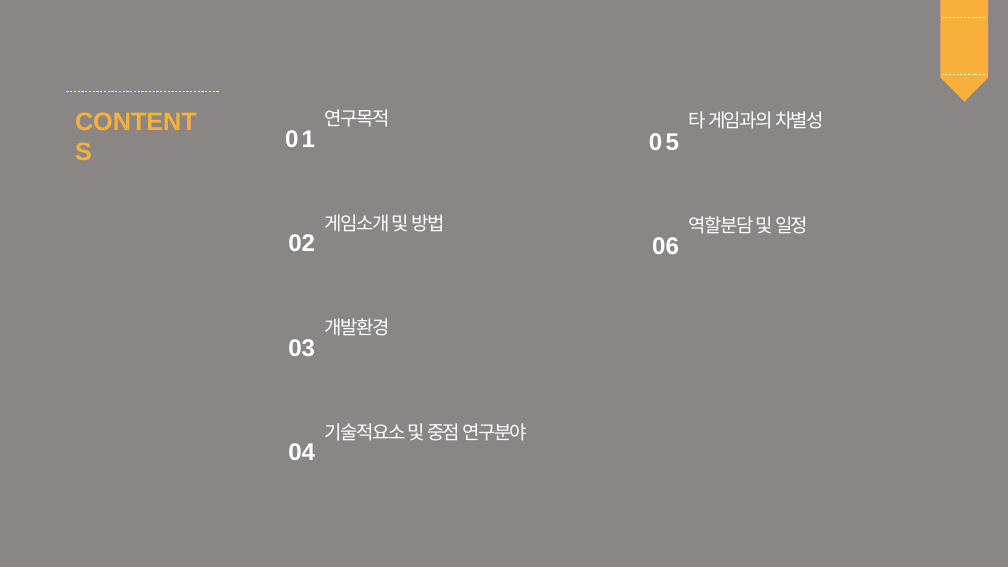
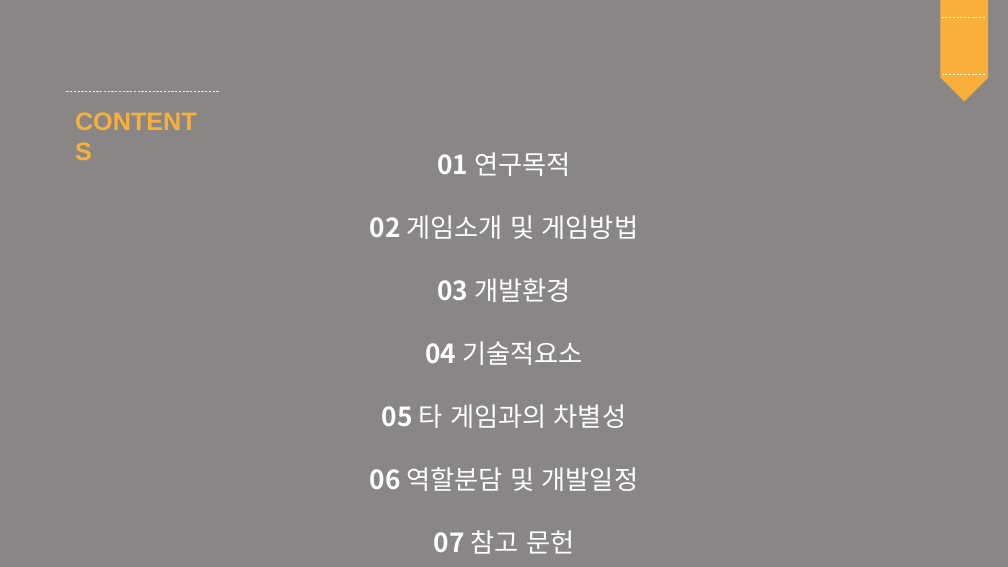
Before and after one commit to myoungjinSa/Capstone_Design_TeamProject, a slide deck: slide 2 of 종합설계기획.pptx. Drawn at 1008x567 pixels with LibreOffice and Linux fonts; fonts in the diff are those of the drawing; background and template pictures are left out. Boxes give left, top, right and bottom in pixels: in the first picture for what was removed or moved away, otherwise in the second. Text is boxed around its words. In the diff, an @@ line names an element or a change of style, - is before the commit and + after.

```diff
--- a/종합설계기획.pptx
+++ b/종합설계기획.pptx
@@ text removed at (x1=689, y1=111, x2=824, y2=129) @@
-타 게임과의 차별성
@@ text removed at (x1=649, y1=133, x2=679, y2=254) @@
-05
-06
@@ text added at (x1=370, y1=152, x2=638, y2=554), 25 pt, text #FFFFFF @@
+01 연구목적
+02 게임소개 및 게임방법
+03 개발환경
+04 기술적요소
+05 타 게임과의 차별성
+06 역할분담 및 개발일정
+07 참고 문헌
@@ text removed at (x1=689, y1=216, x2=808, y2=234) @@
-역할분담 및 일정
@@ group removed at (x1=285, y1=109, x2=527, y2=460): 5 texts @@
-01
-02
-03
-04
-연구목적
-게임소개 및 방법
-개발환경
-기술적요소 및 중점 연구분야
```
Also in this commit, not shown: 9 other slides changed, 2 other files.
